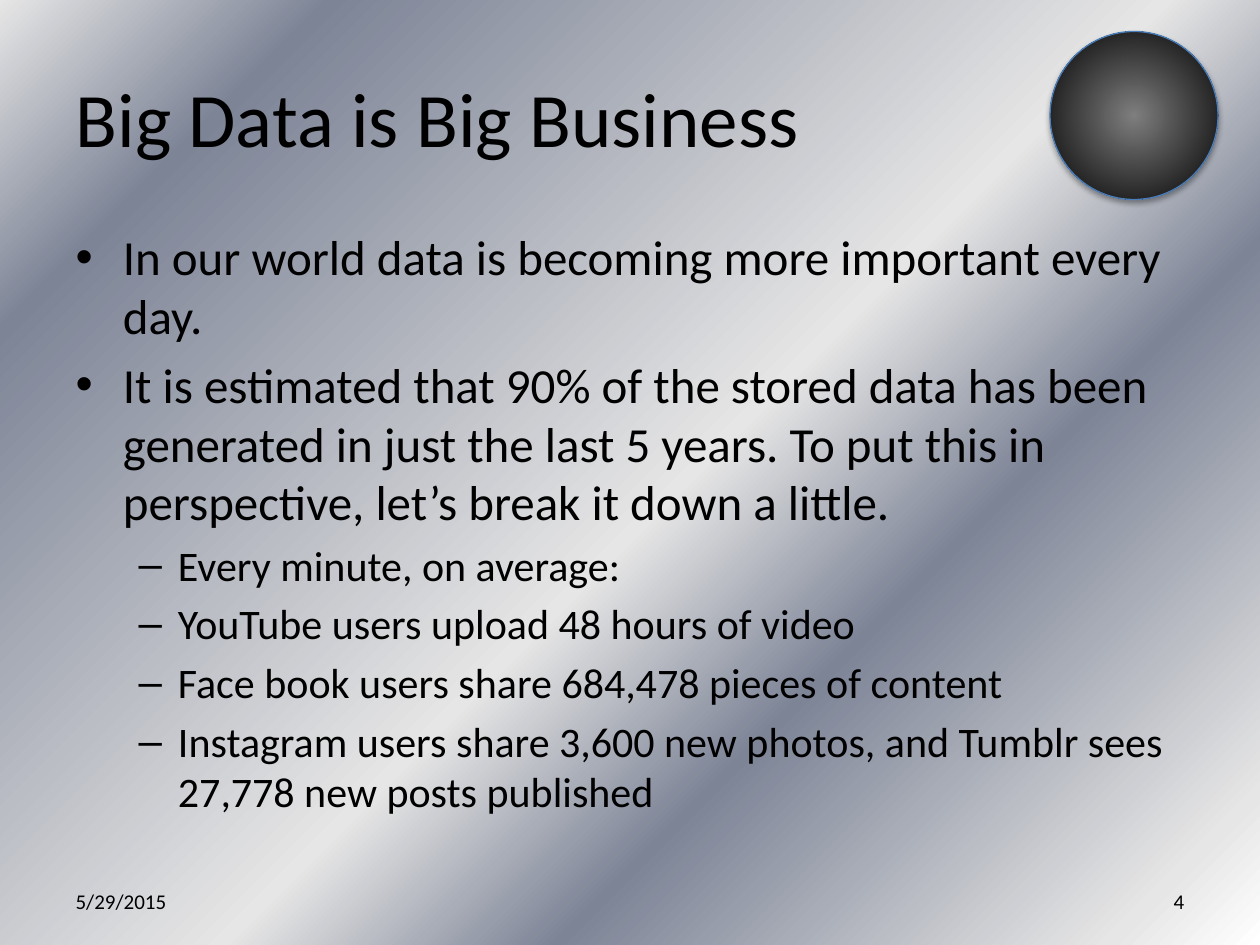
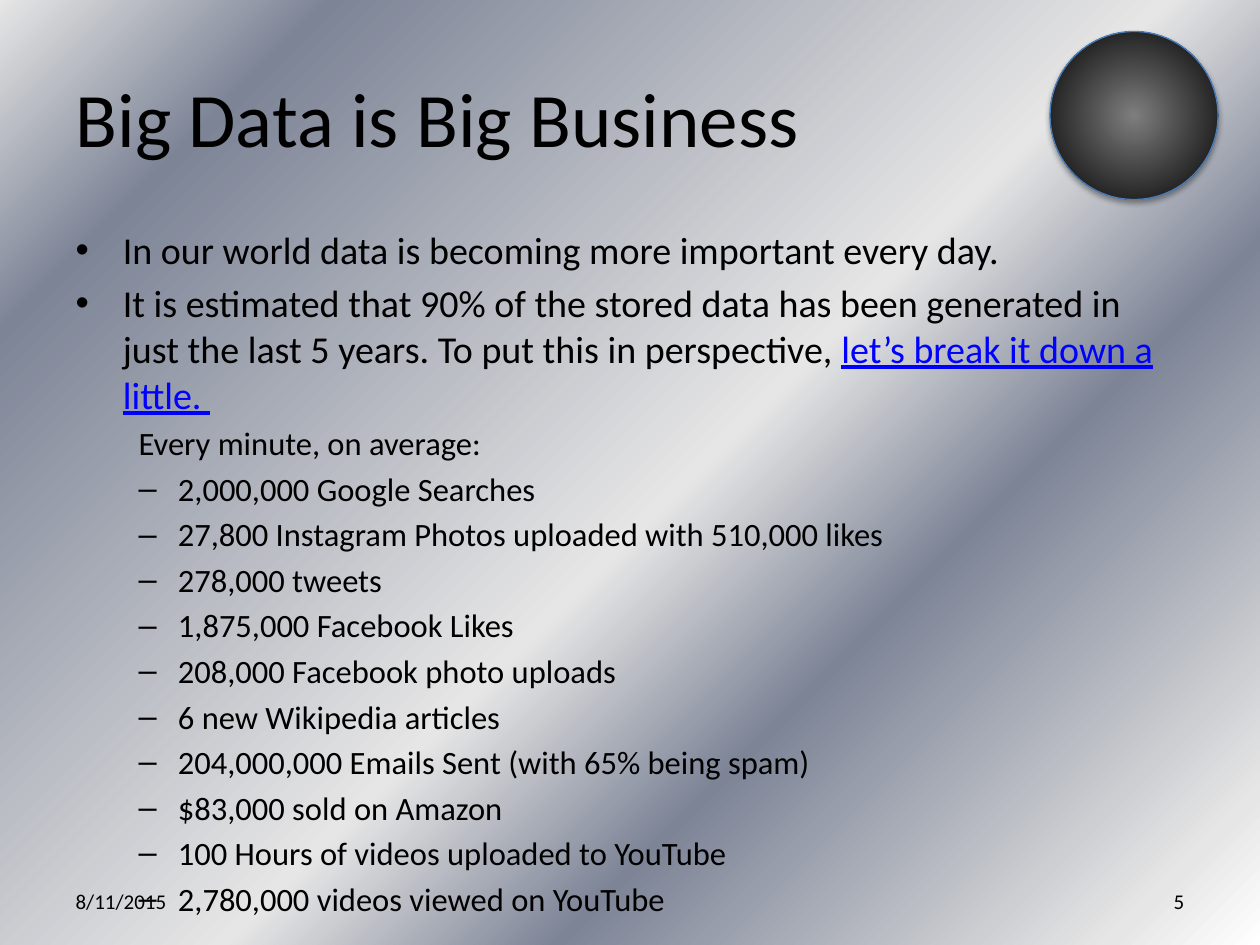
Before and after one commit to jegroom102080/What_is_Data_Science_Anyway, a slide deck: slide 5 of What is Data Science Anyway.pptx (slide 4 before the commit). Drawn at 1260x945 pixels with LibreOffice and Linux fonts; fonts in the diff are those of the drawing. Boxes give left, top, right and bottom in pixels: in the first picture for what was removed or moved away, otherwise in the second. Text is boxed around its words. In the diff, an @@ line names an element or a change of style, - is before the commit and + after.

Commit message:
Updated for THAT
I added the conference slides, as well as a video that explains the
internet in 60 seconds.

```diff
--- a/What is Data Science Anyway.pptx
+++ b/What is Data Science Anyway.pptx
@@ text at [123,237,1153,461]: size 28 to 21.7 pt in "In our world data is becoming more ...", "It is estimated that 90% of the ..."; text colour #000000 to #0000FF, underline on in "let’s break it down a little."; size 24 to 18.6 pt in "Every minute, on average:"; less space between paragraphs; bullet – to none @@
@@ text at [178,478,883,915]: text changed; size 24 to 18.6 pt @@
-  – YouTube users upload 48 hours of video
-  – Face book users share 684,478 pieces of content
-  – Instagram users share 3,600 new photos, and Tumblr sees 27,778 new posts published
+  – 2,000,000 Google Searches
+  – 27,800 Instagram Photos uploaded with 510,000 likes
+  – 278,000 tweets
+  – 1,875,000 Facebook Likes
+  – 208,000 Facebook photo uploads
+  – 6 new Wikipedia articles
+  – 204,000,000 Emails Sent (with 65% being spam)
+  – $83,000 sold on Amazon
+  – 100 Hours of videos uploaded to YouTube
+  – 2,780,000 videos viewed on YouTube
@@ text at [76,894,167,910]: text changed @@
-5/29/2015
+8/11/2015
@@ page number at [1174,895,1185,909]: text changed @@
-4
+5
```
Also in this commit, not shown: 44 other slides changed, 1 slide added.
